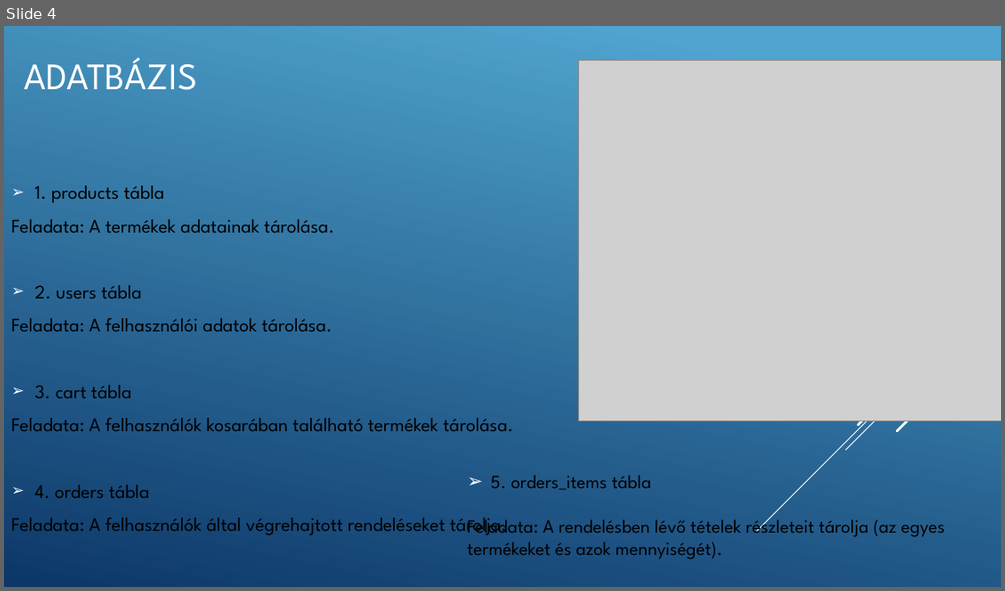
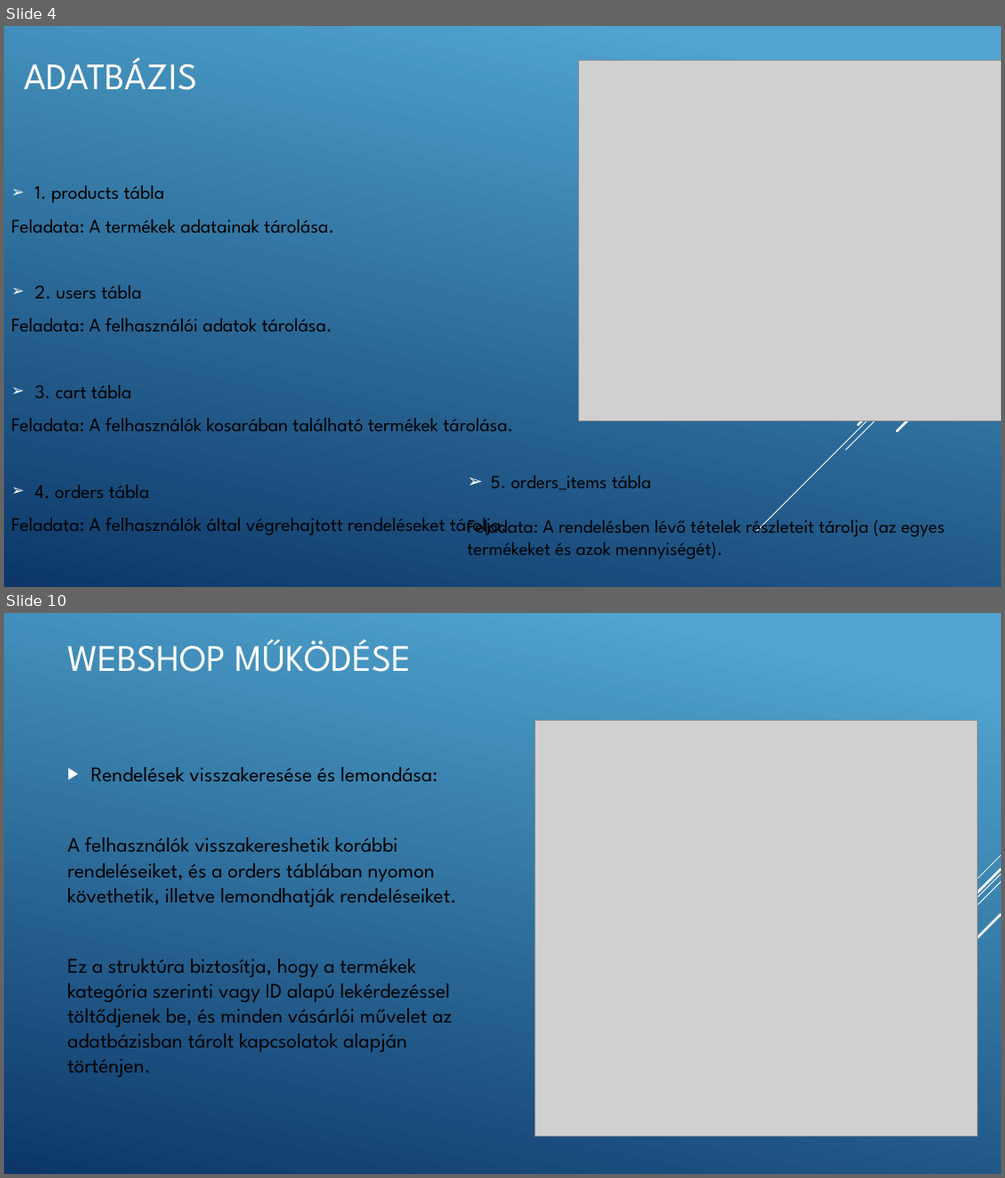
Before and after one commit to Peter-Levente/Webprog_Projekt_PeterLevente, a slide deck: VÉGLEGES PROJEKT/PROJECT/Presentation/Football Shop Webprogramozás Projekt bemutatója.pptx. Shown one above the other, each under a label of ours: slide 4 before the commit, slides 4 and 10 after it; the slides between them are not shown. The pictures are 1005x591 and 1005x1178 pixels, drawn with LibreOffice and Linux fonts; fonts in the diff are those of the drawing; grey boxes stand for pictures. Boxes give left, top, right and bottom in pixels: in the first picture for what was removed or moved away, otherwise in the second. Text is boxed around its words. In the diff, an @@ line names an element or a change of style, - is before the commit and + after.

```diff
--- a/VÉGLEGES PROJEKT/PROJECT/Presentation/Football Shop Webprogramozás Projekt bemutatója.pptx
+++ b/VÉGLEGES PROJEKT/PROJECT/Presentation/Football Shop Webprogramozás Projekt bemutatója.pptx
@@ slide 10 added at (4,613,1001,1174), background gradient #51A5CF to #0D3868; not listed: 5 template elements that a slide beside it also shows @@
@@ title added at (67,639,411,672), 36 pt, text #FFFFFF @@
+WEBSHOP MŰKÖDÉSE
@@ picture added at (535,721,978,1135) @@
@@ text added at (67,767,457,1077), 20 pt, text #000000 @@
+▶ Rendelések visszakeresése és lemondása:
+A felhasználók visszakereshetik korábbi rendeléseiket, és a orders táblában nyomon követhetik, illetve lemondhatják rendeléseiket.
+Ez a struktúra biztosítja, hogy a termékek kategória szerinti vagy ID alapú lekérdezéssel töltődjenek be, és minden vásárlói művelet az adatbázisban tárolt kapcsolatok alapján történjen.
```
Also in this commit, not shown: 3 slides changed, 3 other slides added.
